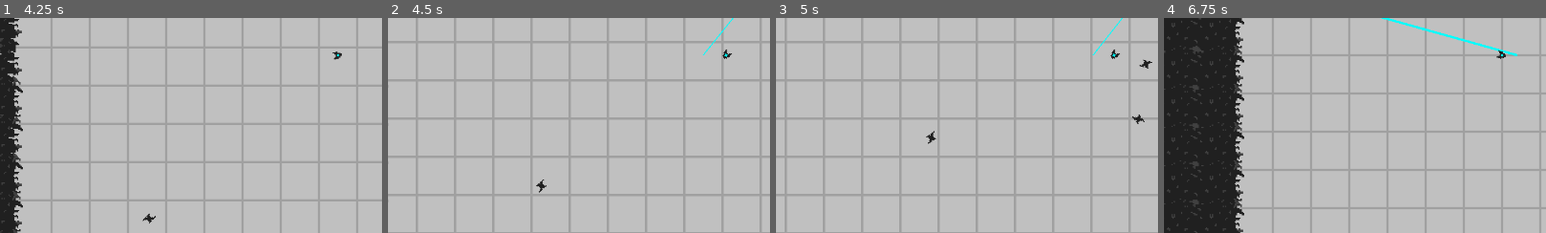
Above: before the commit, frames 1-4 (left to right).
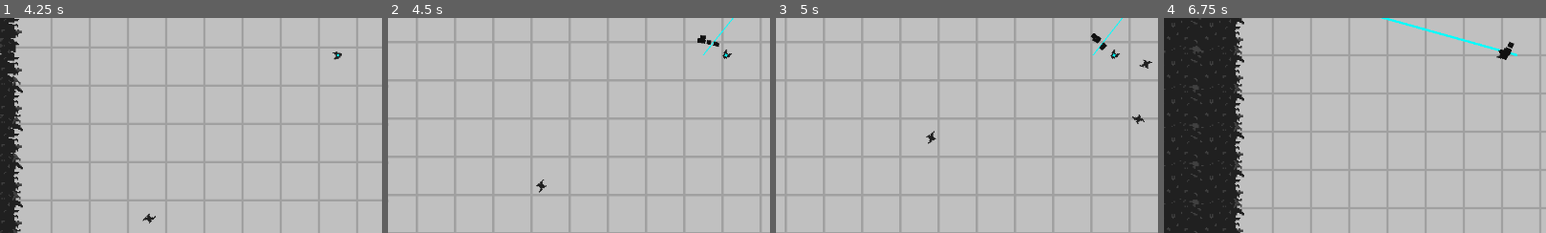
Above: after the commit, the same moments.

Repository: friedev/terminated
Game: Godot game, scene res://scenes/Main.tscn
The game is run twice, just before and just after one commit, with the same random seed, the same clock (stepped at 60 frames per second) and the same inputs. Sound files missing from this copy of the repository are replaced by a short silence.
Inputs (mouse positions are % of the whole screen's width and height, from its top left):
- Up to frame 1 (4.25 s): click (96, 92) at 0.5 s; click (96, 59) at 1.25 s; click (96, 70) at 2 s; tap Enter at 2.75 s; move the mouse to (72, 45) at 2.77 s; hold Right (right) 2.78-3.53 s; hold F (fps) 2.78-3.53 s; tap R (restart) at 3.5 s; move the mouse to (30, 55) at 3.52 s; hold Down (down) from 3.53 s (still down); click (30, 55) at 3.6 s
- Up to frame 2 (4.5 s): move the mouse to (60, 28) at 4.27 s; release Down (down) at 4.28 s; hold Right (right) from 4.28 s (still down); hold Right mouse button (shoot2) from 4.28 s (still down)
- Up to frame 3 (5 s): keep holding Right (right); keep holding Right mouse button (shoot2)
- Up to frame 4 (6.75 s): move the mouse to (45, 70) at 5.02 s; release Right (right) at 5.03 s; release Right mouse button (shoot2) at 5.03 s; hold Up (up) 5.03-5.78 s; tap F (fps) at 5.1 s; move the mouse to (80, 65) at 5.77 s; press the mouse at (80, 65) at 5.78 s; hold Left (left) from 5.78 s (still down); tap R (restart) at 6.4 s; move the mouse to (20, 35) at 6.52 s; release the mouse at (20, 35) at 6.53 s; right-click (20, 35) at 6.6 s
The pictures show only the part of the screen within x 6-56%, y 41-91%; the shares and areas given below are measured in that part.

Frame 1 is identical in both runs. In frame 2, 0.1% of the frame differs, in the area x 81-87%, y 8-14%; in frame 3, 0.1%; in frame 4, 0.2%, in the area x 87-92%, y 10-20%.

Commit message:
Add laser smoke particles

Diff:
--- a/scenes/Player.tscn
+++ b/scenes/Player.tscn
@@ -11,6 +11,7 @@
 [ext_resource type="PackedScene" uid="uid://dltqqwxjy00y4" path="res://scenes/DeathParticles.tscn" id="10"]
 [ext_resource type="AudioStream" uid="uid://b4wkwh1vctavi" path="res://audio/sound/death/enemy.ogg" id="11"]
 [ext_resource type="AudioStream" uid="uid://ch10el6h52nhk" path="res://audio/sound/ambient/player_fly.ogg" id="12"]
+[ext_resource type="PackedScene" uid="uid://cugri1b6ktfy1" path="res://scenes/laser_particles.tscn" id="12_mc4kl"]
 [ext_resource type="AudioStream" uid="uid://cnv01jp3r4t0f" path="res://audio/sound/weapons/click.ogg" id="13"]
 
 [sub_resource type="CircleShape2D" id="1"]
@@ -115,6 +116,8 @@
 one_shot = true
 explosiveness = 1.0
 
+[node name="LaserParticles" parent="." instance=ExtResource("12_mc4kl")]
+
 [node name="DeathParticles" parent="." instance=ExtResource("10")]
 
 [node name="RayCast2D" type="RayCast2D" parent="."]
--- a/scenes/enemies/LaserEnemy.tscn
+++ b/scenes/enemies/LaserEnemy.tscn
@@ -8,6 +8,7 @@
 [ext_resource type="AudioStream" uid="uid://blrh40ileupur" path="res://audio/sound/ambient/hum.wav" id="6"]
 [ext_resource type="AudioStream" uid="uid://i1egadteuis3" path="res://audio/sound/weapons/laser.ogg" id="7"]
 [ext_resource type="PackedScene" uid="uid://yit7tlqkarj1" path="res://scenes/damage_particles.tscn" id="8_m0sus"]
+[ext_resource type="PackedScene" uid="uid://cugri1b6ktfy1" path="res://scenes/laser_particles.tscn" id="9_pe8gd"]
 
 [sub_resource type="CircleShape2D" id="1"]
 radius = 8.0
@@ -53,6 +54,8 @@
 
 [node name="DamageParticles" parent="." instance=ExtResource("8_m0sus")]
 
+[node name="LaserParticles" parent="." instance=ExtResource("9_pe8gd")]
+
 [node name="RayCast2D" type="RayCast2D" parent="."]
 
 [node name="ChargeTimer" type="Timer" parent="."]
--- /dev/null
+++ b/scenes/laser_particles.tscn
@@ -0,0 +1,29 @@
+[gd_scene load_steps=4 format=3 uid="uid://cugri1b6ktfy1"]
+
+[sub_resource type="Curve" id="Curve_8c167"]
+_data = [Vector2(0, 1), 0.0, -1.0, 0, 1, Vector2(1, 0), -1.0, 0.0, 1, 0]
+point_count = 2
+
+[sub_resource type="CurveTexture" id="CurveTexture_2avos"]
+curve = SubResource("Curve_8c167")
+
+[sub_resource type="ParticleProcessMaterial" id="ParticleProcessMaterial_84qgf"]
+spread = 60.0
+gravity = Vector3(0, 0, 0)
+initial_velocity_min = 64.0
+initial_velocity_max = 92.0
+damping_min = 128.0
+damping_max = 128.0
+scale_min = 4.0
+scale_max = 8.0
+scale_curve = SubResource("CurveTexture_2avos")
+color = Color(0.0666667, 0.0666667, 0.0666667, 1)
+
+[node name="LaserParticles" type="GPUParticles2D"]
+position = Vector2(2, 0)
+emitting = false
+amount = 6
+process_material = SubResource("ParticleProcessMaterial_84qgf")
+lifetime = 0.5
+one_shot = true
+explosiveness = 1.0
--- a/scripts/Enemy.gd
+++ b/scripts/Enemy.gd
@@ -271,6 +271,7 @@
 	last_shot_time = Time.get_ticks_msec()
 	$LaserSound.pitch_scale = main.rand_pitch()
 	$LaserSound.play()
+	$LaserParticles.restart()
 
 
 func split():
--- a/scripts/Player.gd
+++ b/scripts/Player.gd
@@ -57,7 +57,7 @@
 	#          Name          DMG CT Speed   Range   CLD  SPRD  KnockB Stun  Laser Sound            Rand   Color           Particles        SDur Amp
 	Weapon.new("Machine Gun", 1, 1, 1500.0, 1536.0, 100, 0.0,  48.0,  0.25, 0,   $MachineGunSound, false, Color(1, 1, 1), $ShootParticles, 0.2, 8),
 	Weapon.new("Shotgun",     1, 8, 1500.0, 1536.0, 500, 45.0, 192.0, 0.25, 0,   $ShotgunSound,    true,  Color(1, 1, 1), $ShootParticles, 0.4, 10),
-	Weapon.new("Laser",       8, 0, 0.0,    1536.0, 500, 0.0,  0.0,   0.25, 250, $LaserSound,      true,  Color(0, 1, 1), null,            0.3, 10),
+	Weapon.new("Laser",       8, 0, 0.0,    1536.0, 500, 0.0,  0.0,   0.25, 250, $LaserSound,      true,  Color(0, 1, 1), $LaserParticles, .3, 10),
 ]
 
 enum {
Not shown: 1 places in scenes/Player.tscn that only renumber resources
Not shown: 1 places in scenes/enemies/LaserEnemy.tscn that only renumber resources
